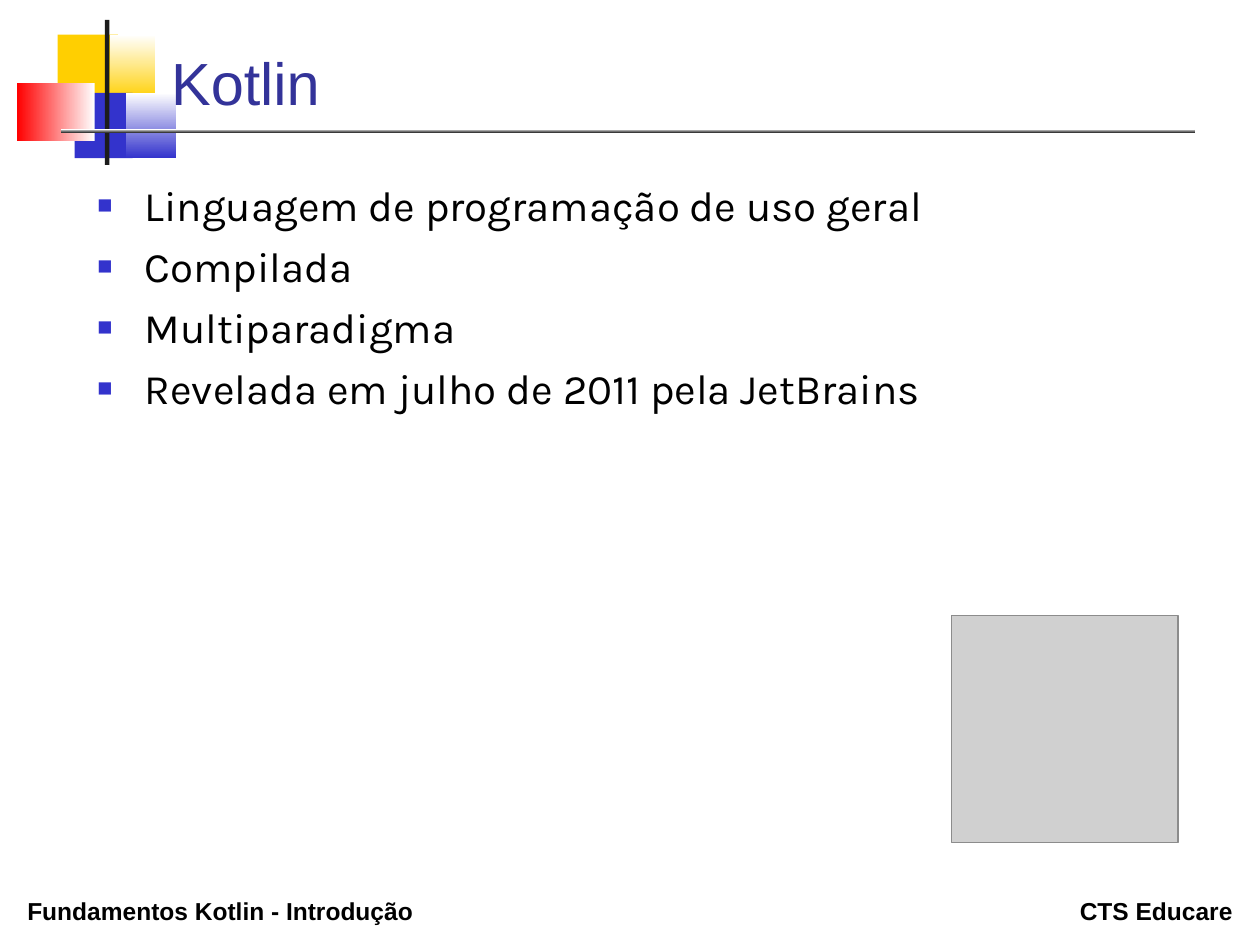
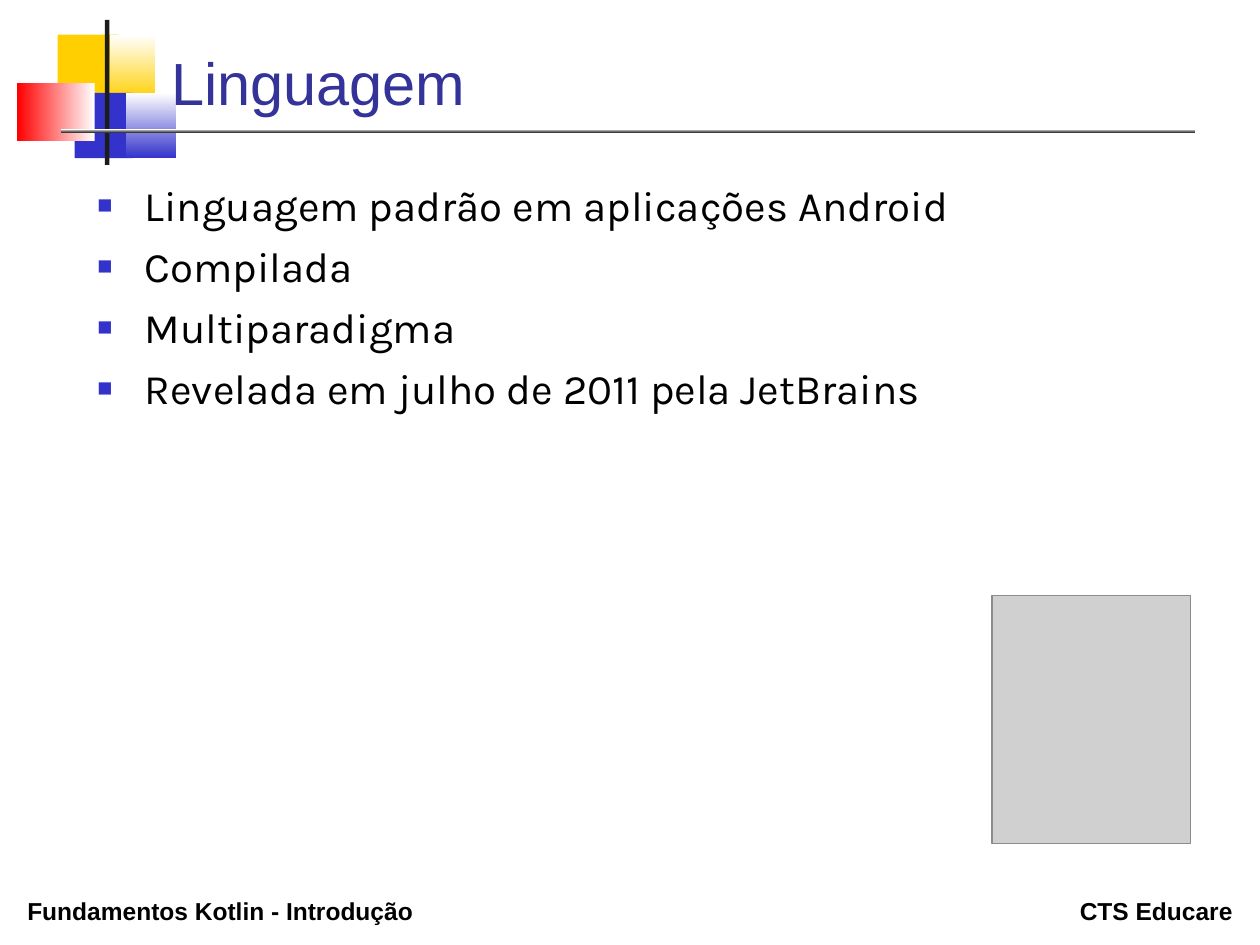
Before and after one commit to erosvitor/curso-kotlin-fundamentos, a slide deck: slide 3 of topicos/01_introducao/Introducao.odp. Drawn at 1260x945 pixels with LibreOffice and Linux fonts; fonts in the diff are those of the drawing; grey boxes stand for pictures. Boxes give left, top, right and bottom in pixels: in the first picture for what was removed or moved away, otherwise in the second. Text is boxed around its words. In the diff, an @@ line names an element or a change of style, - is before the commit and + after.

```diff
--- a/topicos/01_introducao/Introducao.odp
+++ b/topicos/01_introducao/Introducao.odp
@@ title at bbox=[171, 62, 465, 115]: text changed @@
-Kotlin
+Linguagem
@@ text at bbox=[145, 192, 948, 232]: text changed @@
-■ Linguagem de programação de uso geral
+■ Linguagem padrão em aplicações Android
@@ picture: place and size @@
-picture at bbox=[951, 615, 1178, 842]
+picture at bbox=[992, 595, 1189, 843]
```
Also in this commit, not shown: 3 other slides changed, 2 slides added, 20 other files.
